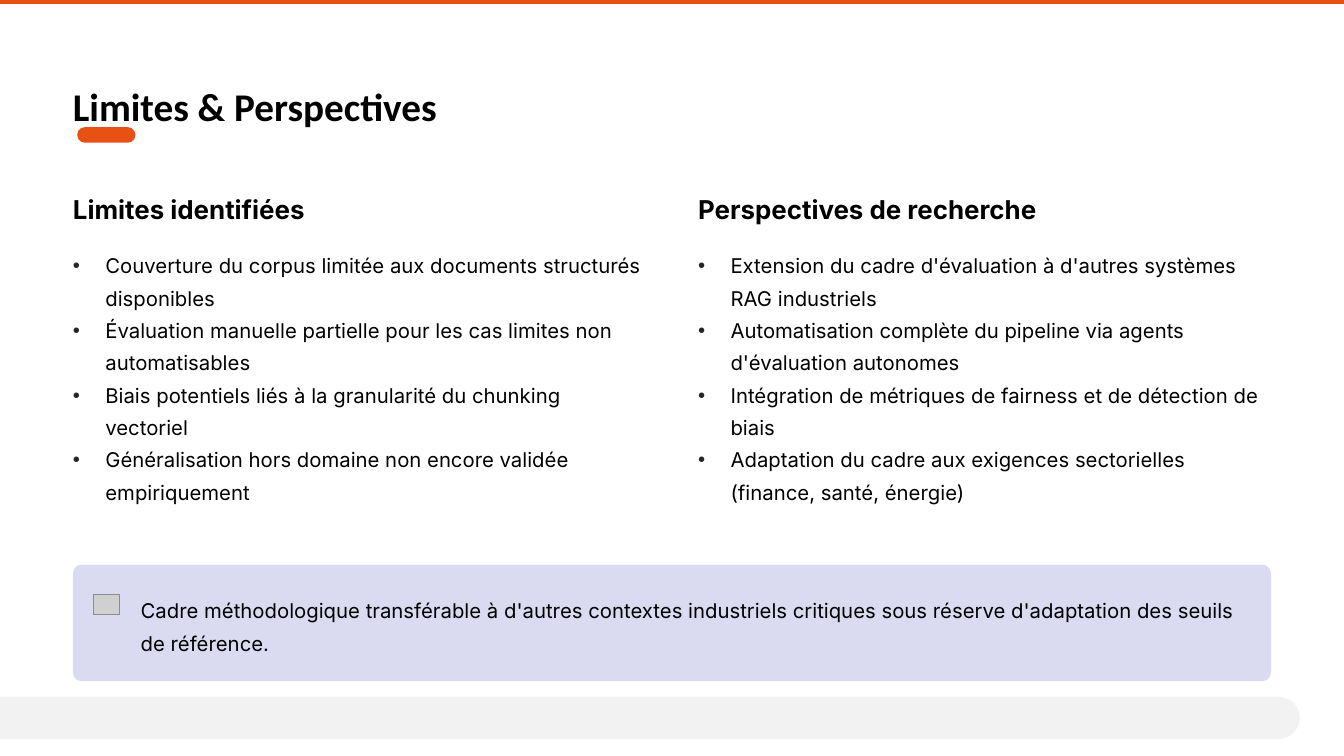
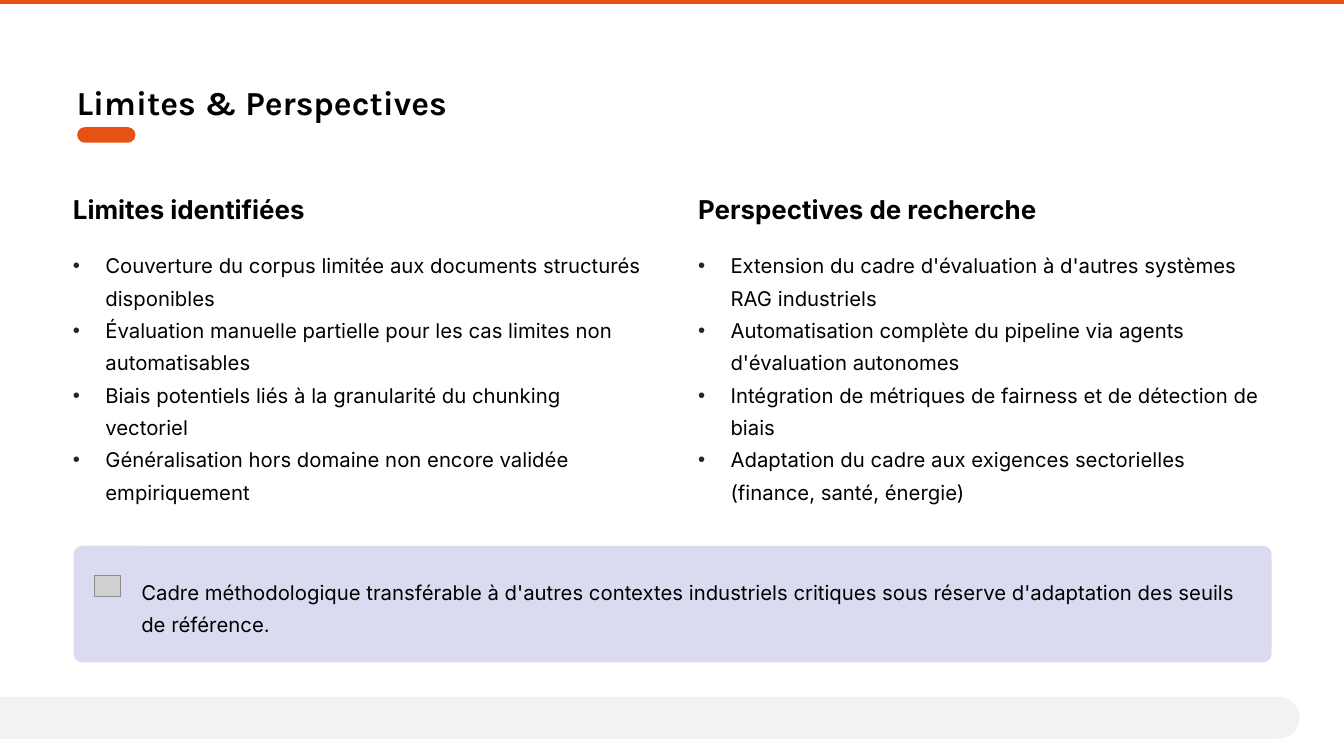
Before and after one commit to AurelienLELEU/memoire, a slide deck: slide 14 of Évaluer la cohérence et la fiabilité d'un système RAG en contexte industriel critique.pptx. Drawn at 1344x756 pixels with LibreOffice and Linux fonts; fonts in the diff are those of the drawing; grey boxes stand for pictures. Boxes give left, top, right and bottom in pixels: in the first picture for what was removed or moved away, otherwise in the second. Text is boxed around its words. In the diff, an @@ line names an element or a change of style, - is before the commit and + after.

```diff
--- a/Évaluer la cohérence et la fiabilité d'un système RAG en contexte industriel critique.pptx
+++ b/Évaluer la cohérence et la fiabilité d'un système RAG en contexte industriel critique.pptx
@@ text "Limites & Perspectives" at box(77, 91, 447, 123): size 28 to 24 pt, font Calibri to Karla @@
@@ 1 picture, 1 text, 1 rounded rectangle: place and size @@
-1 picture, 1 text, 1 rounded rectangle at box(73, 565, 1271, 682)
+1 picture, 1 text, 1 rounded rectangle at box(74, 545, 1272, 662)
```
Also in this commit, not shown: 12 other slides changed.
